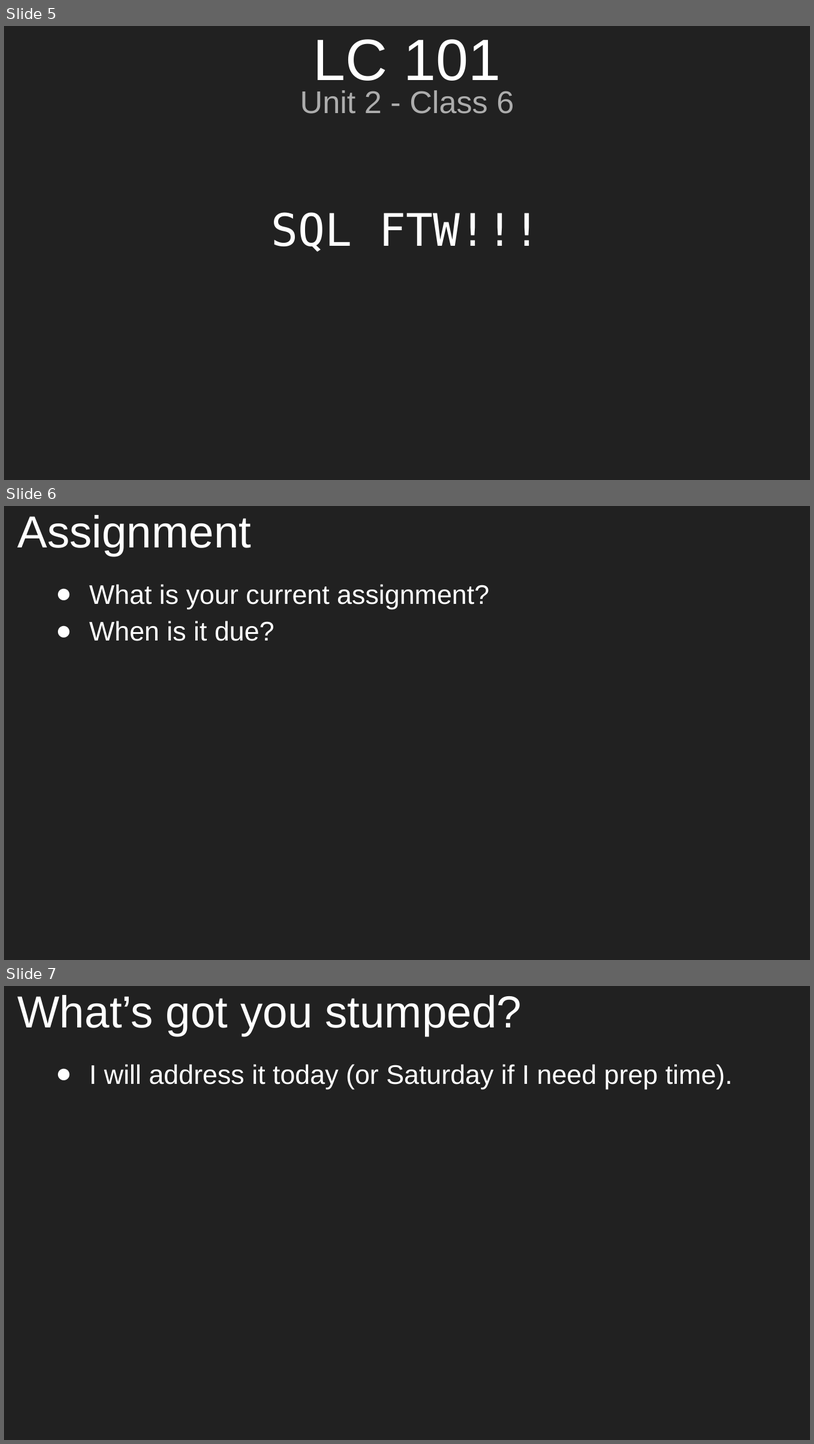
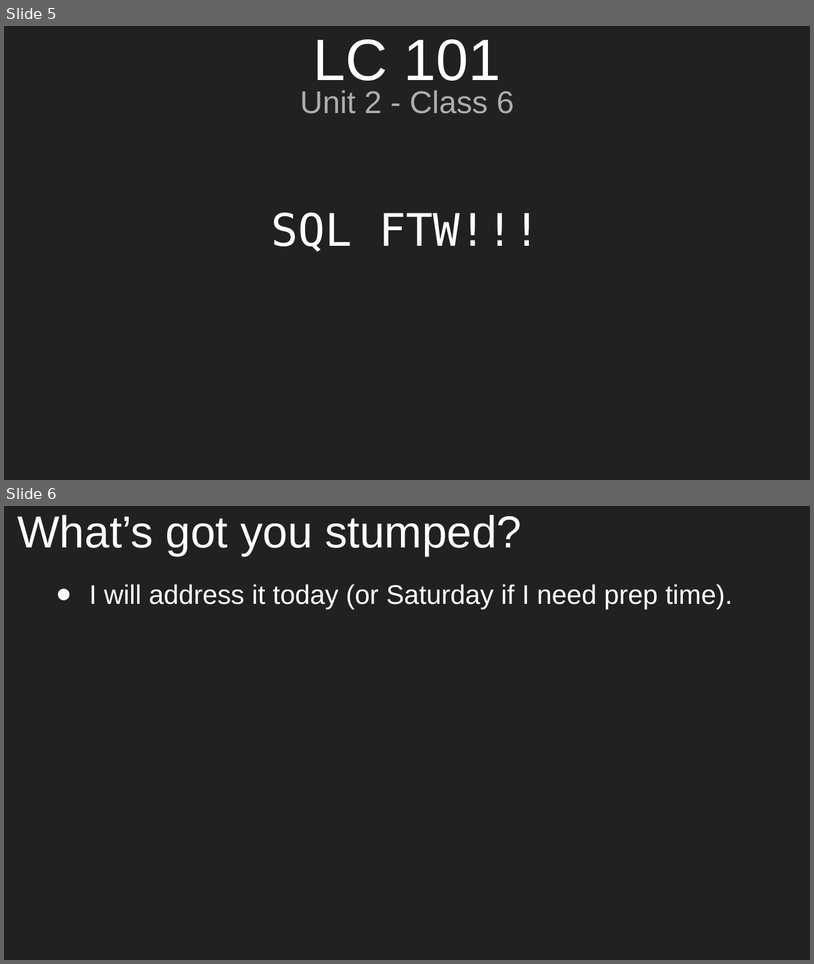
Before and after one commit to aleesham/lc101-unit2, a slide deck: slides/Unit 2 - LC 101 - Class 7.pptx. Shown one above the other, each under a label of ours: slides 5, 6 and 7 before the commit, slides 5 and 6 after it. The pictures are 814x1444 and 814x964 pixels, drawn with LibreOffice and Linux fonts; fonts in the diff are those of the drawing. Boxes give left, top, right and bottom in pixels: in the first picture for what was removed or moved away, otherwise in the second. Text is boxed around its words. In the diff, an @@ line names an element or a change of style, - is before the commit and + after.

```diff
--- a/slides/Unit 2 - LC 101 - Class 7.pptx
+++ b/slides/Unit 2 - LC 101 - Class 7.pptx
@@ slide 6 removed at box(4, 506, 810, 960), background #212121 @@
@@ title removed at box(18, 515, 252, 556) @@
-Assignment
@@ text removed at box(89, 584, 489, 641) @@
-● What is your current assignment?
-● When is it due?
@@ what was slide 7 is now slide 6 @@
```
Also in this commit, not shown: 2 slides changed, 1 other file.
